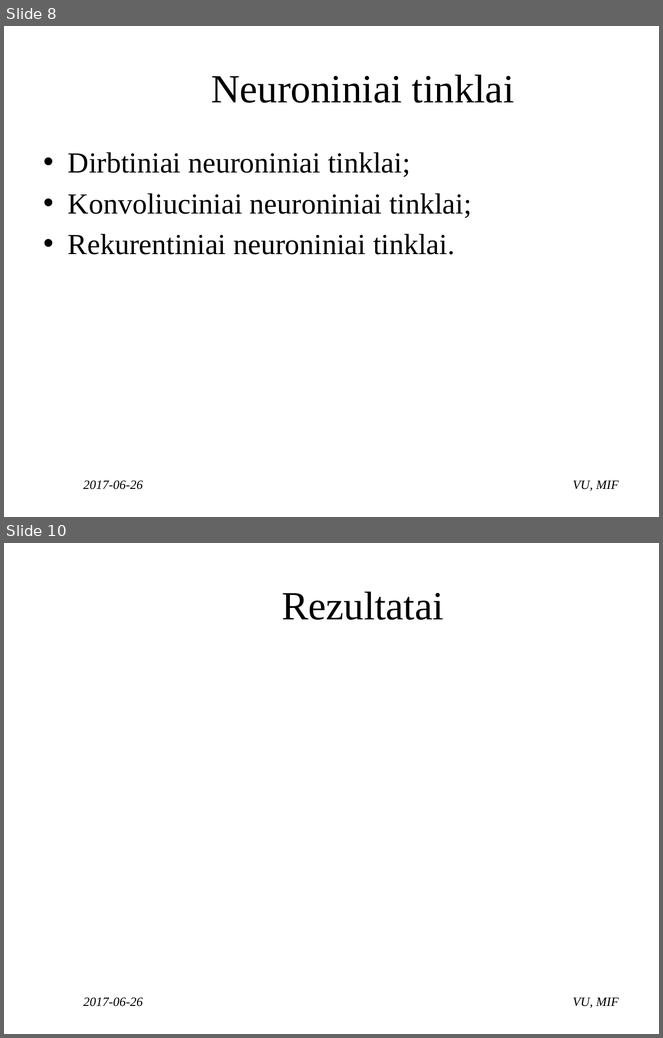
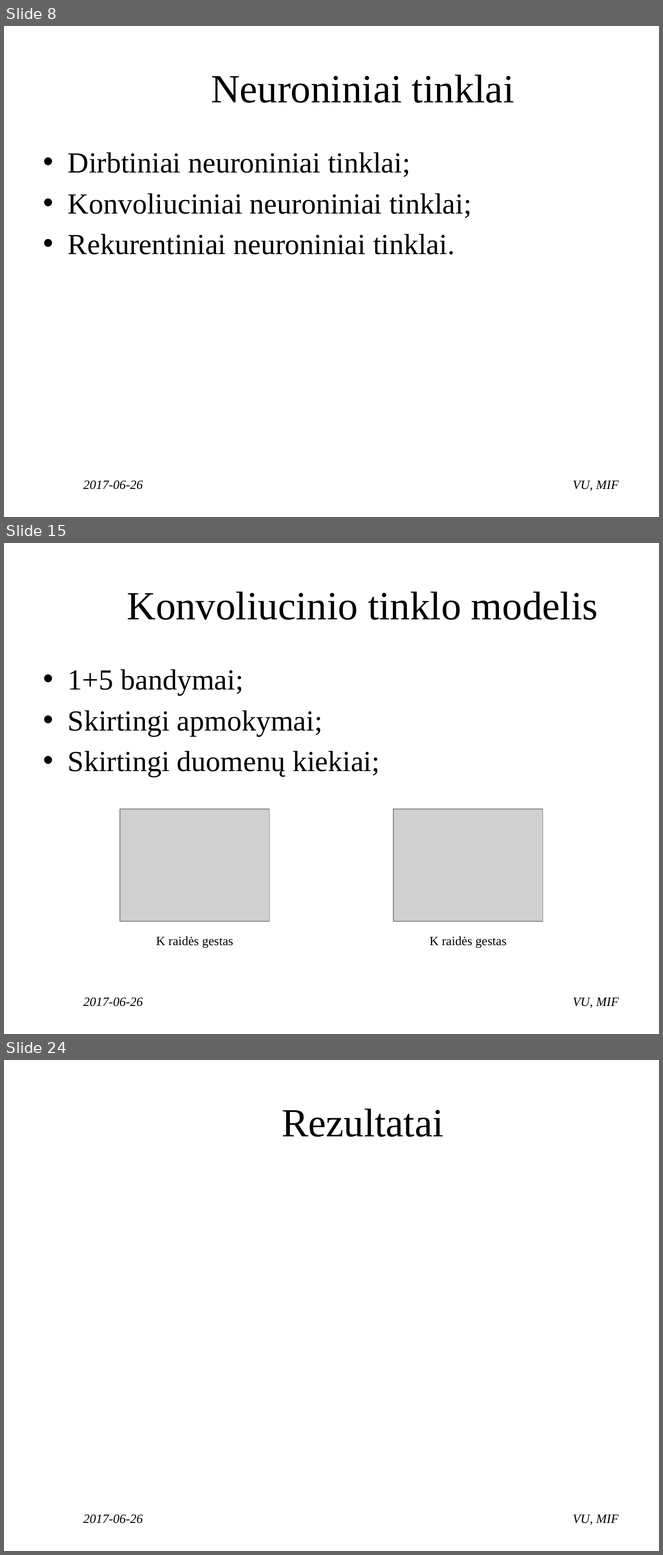
Before and after one commit to ambrazasp/Sign-Language-Recognition, a slide deck: Gestų kalbos atpažinimas naudojant internetinę kamerą.pptx. Shown one above the other, each under a label of ours: slides 8 and 10 before the commit, slides 8, 15 and 24 after it; the slides between them are not shown. The pictures are 663x1038 and 663x1555 pixels, drawn with LibreOffice and Linux fonts; fonts in the diff are those of the drawing; grey boxes stand for pictures; background and template pictures are left out. Boxes give left, top, right and bottom in pixels: in the first picture for what was removed or moved away, otherwise in the second. Text is boxed around its words. In the diff, an @@ line names an element or a change of style, - is before the commit and + after.

```diff
--- a/Gestų kalbos atpažinimas naudojant internetinę kamerą.pptx
+++ b/Gestų kalbos atpažinimas naudojant internetinę kamerą.pptx
@@ slide 15 added at box(4, 543, 659, 1034), background #FFFFFF @@
@@ title added at box(127, 591, 598, 620), 44 pt, text #000000 @@
+Konvoliucinio tinklo modelis
@@ text added at box(68, 669, 380, 777), 32 pt, text #000000 @@
+• 1+5 bandymai;
+• Skirtingi apmokymai;
+• Skirtingi duomenų kiekiai;
@@ picture added at box(120, 809, 269, 921) @@
@@ picture added at box(393, 809, 543, 921) @@
@@ text added at box(156, 937, 233, 949), 14 pt, text #000000 @@
+K raidės gestas
@@ text added at box(430, 937, 507, 949), 14 pt, text #000000 @@
+K raidės gestas
@@ text added at box(84, 997, 143, 1007), 14 pt, text #000000, italic @@
+2017-06-26
@@ text added at box(573, 998, 619, 1008), 14 pt, text #000000, italic @@
+VU, MIF
@@ what was slide 10 is now slide 24 @@
```
Also in this commit, not shown: 3 slides changed, 13 other slides added, 2 other files.
